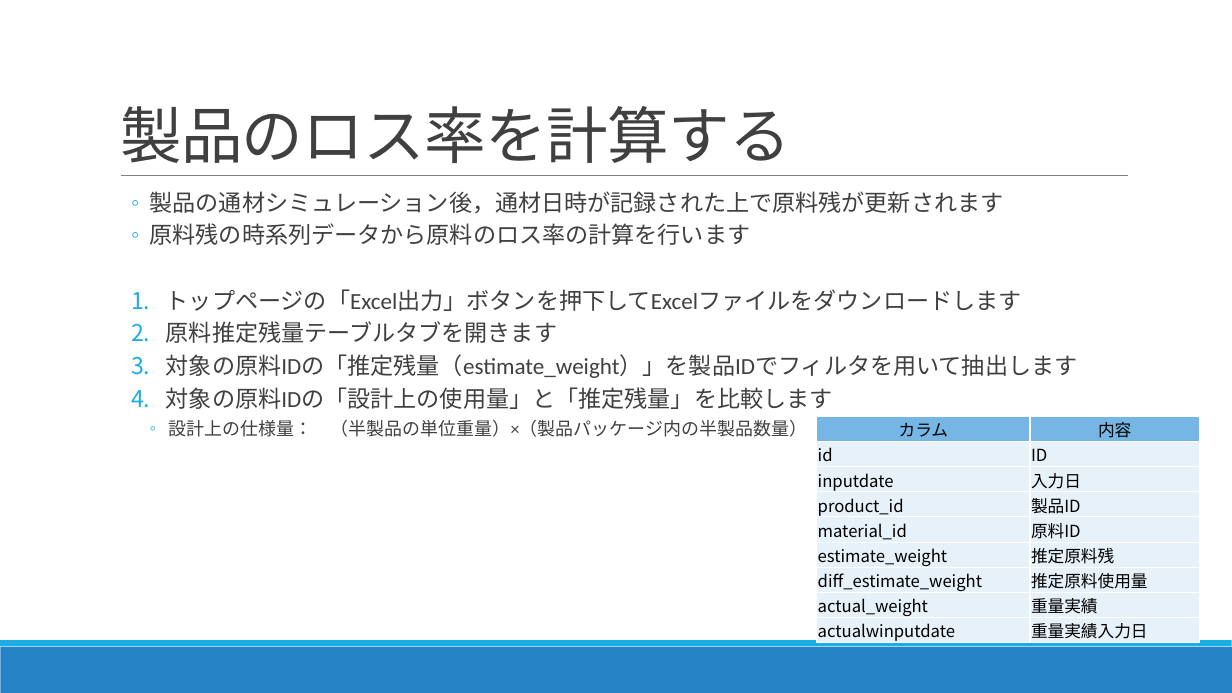
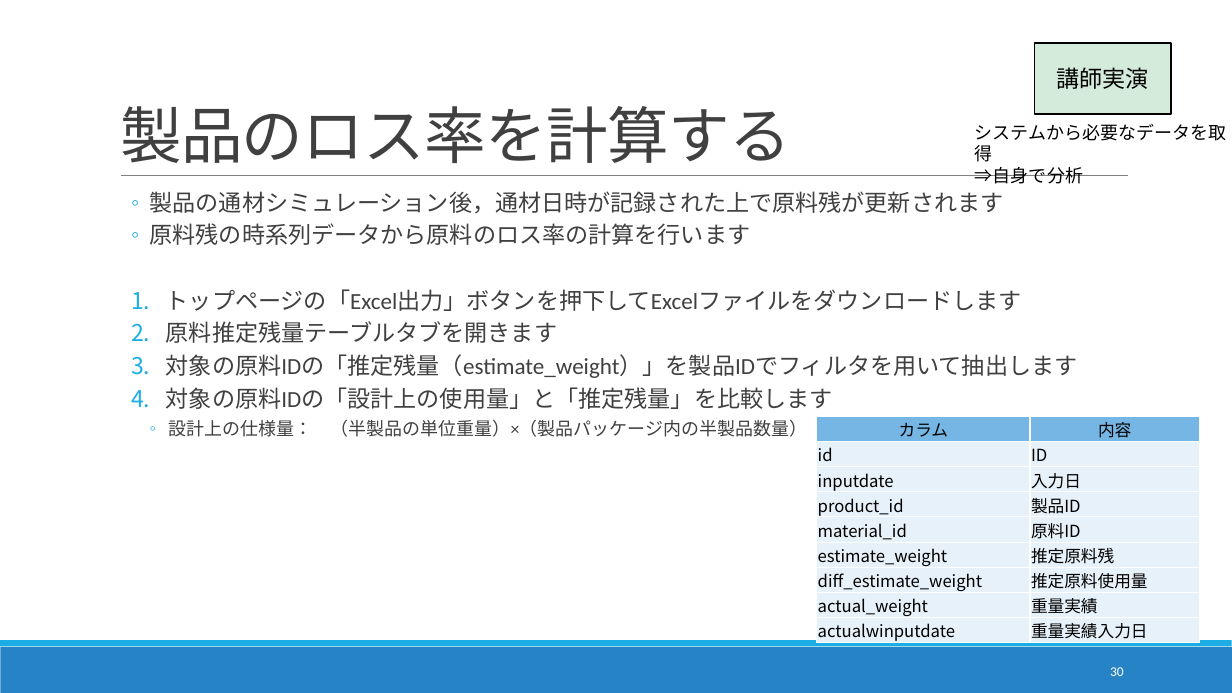
Before and after one commit to nc30mtd/noastec-smiottk, a slide deck: slide 30 of IoTセミナーテキスト.pptx (slide 28 before the commit). Drawn at 1232x693 pixels with LibreOffice and Linux fonts; fonts in the diff are those of the drawing. Boxes give left, top, right and bottom in pixels: in the first picture for what was removed or moved away, otherwise in the second. Text is boxed around its words. In the diff, an @@ line names an element or a change of style, - is before the commit and + after.

Commit message:
・テキストタイトル修正 ・ページ数挿入 ・P2事前確認のページ作成（インストールしているか確認） ・P4　何のことからわからないと言われた「通材」の絵を入れてみました ・P8以降、「事前に済」「実習」「入力サポートあり」「講師実演」を補記 ・P9　何のことからわからないと言われた「ディレクトリ」「コンソール」に括弧補足 ・P18、34、50休憩・お疲れさまの挿絵

```diff
--- a/IoTセミナーテキスト.pptx
+++ b/IoTセミナーテキスト.pptx
@@ rectangle added at <box>1035,43,1172,115</box>, fill #D4EBDB, outline #000000 1.25 pt, 18 pt, text #000000 @@
+講師実演
@@ text added at <box>975,124,1226,184</box>, 14 pt, text #000000 @@
+システムから必要なデータを取得
+⇒自身で分析
@@ page number added at <box>1110,667,1124,676</box>, 10.5 pt, text #FFFFFF @@
+30
```
Also in this commit, not shown: 45 other slides changed, 4 slides added, 1 slide removed.
